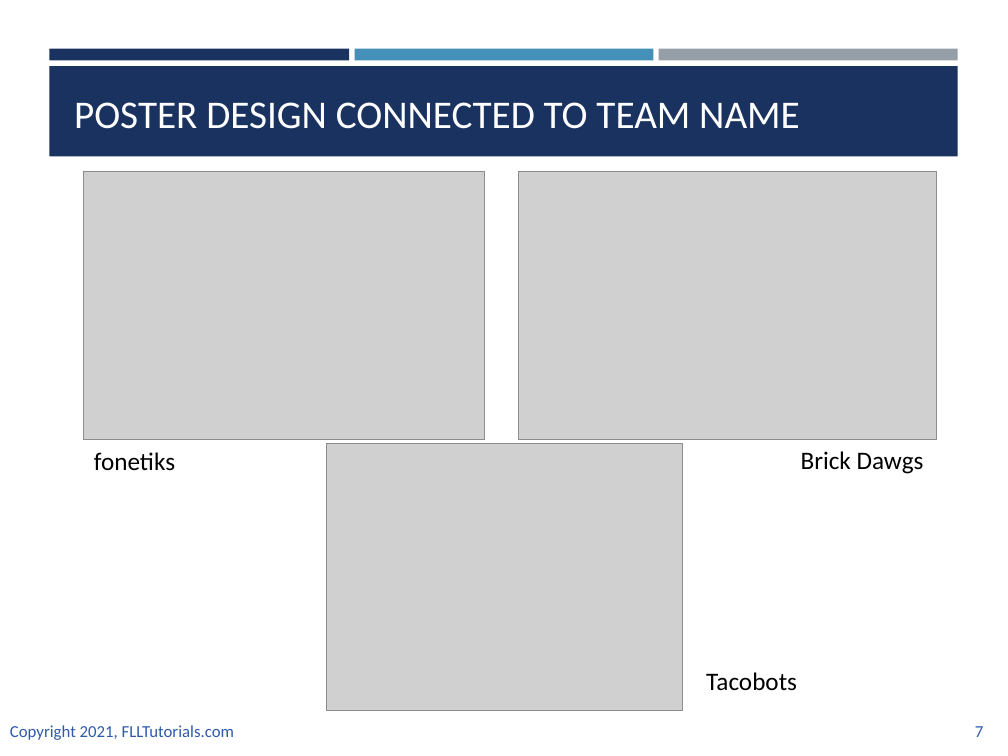
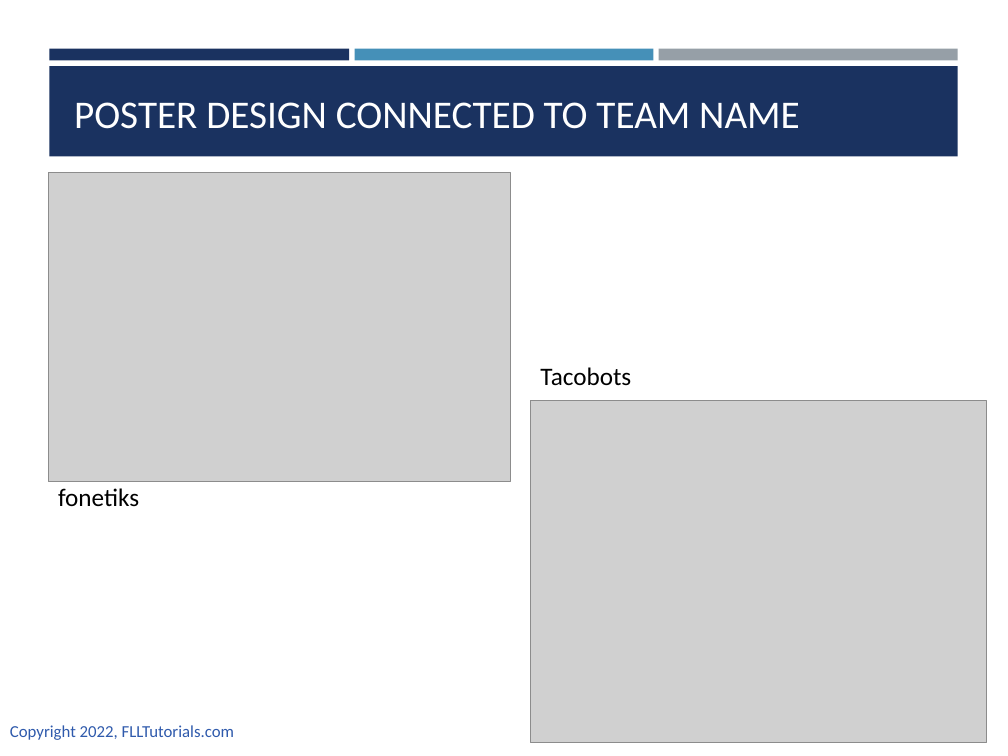
Before and after one commit to ev3lessons/FLL-Tutorials, a slide deck: slide 7 of translations/en-us/CoreValues/CVPoster.pptx. Drawn at 1008x756 pixels with LibreOffice and Linux fonts; fonts in the diff are those of the drawing; grey boxes stand for pictures. Boxes give left, top, right and bottom in pixels: in the first picture for what was removed or moved away, otherwise in the second. Text is boxed around its words. In the diff, an @@ line names an element or a change of style, - is before the commit and + after.

```diff
--- a/translations/en-us/CoreValues/CVPoster.pptx
+++ b/translations/en-us/CoreValues/CVPoster.pptx
@@ picture: place and size @@
-picture at bbox=[84, 171, 484, 439]
+picture at bbox=[48, 172, 511, 482]
@@ picture removed at bbox=[519, 171, 937, 439] @@
@@ text "Tacobots": place and size @@
-text "Tacobots" at bbox=[706, 672, 797, 691]
+text "Tacobots" at bbox=[540, 367, 631, 385]
@@ picture: place and size @@
-picture at bbox=[327, 444, 683, 711]
+picture at bbox=[530, 401, 986, 743]
@@ text "fonetiks": place and size @@
-text "fonetiks" at bbox=[94, 452, 175, 470]
+text "fonetiks" at bbox=[58, 488, 139, 506]
@@ text removed at bbox=[801, 451, 924, 474] @@
-Brick Dawgs
@@ text at bbox=[10, 725, 234, 740]: text changed @@
-Copyright 2021, FLLTutorials.com
+Copyright 2022, FLLTutorials.com
@@ page number removed at bbox=[975, 726, 983, 737] @@
-7
```
Also in this commit, not shown: 7 other slides changed, 1 slide added, 4 other files.
